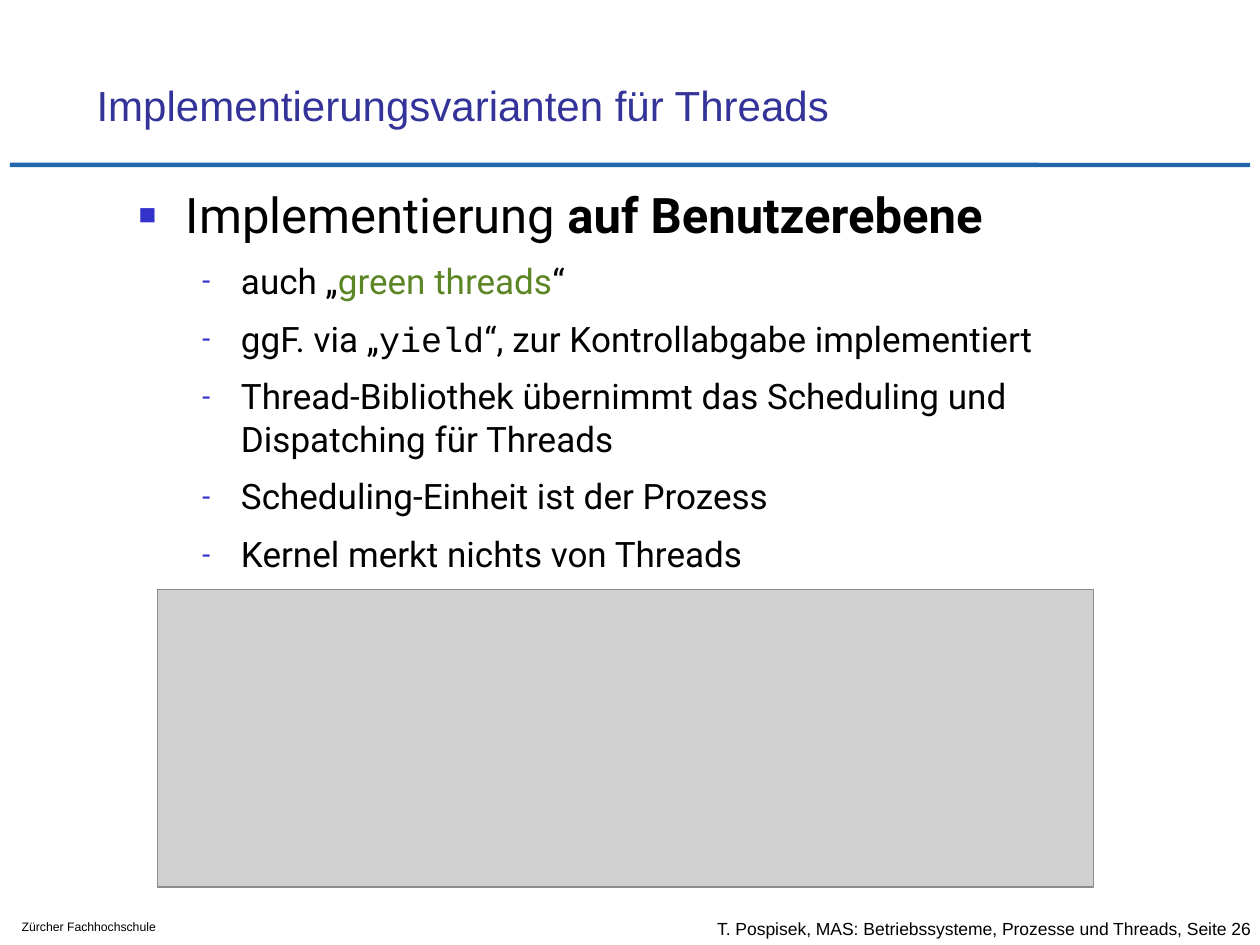
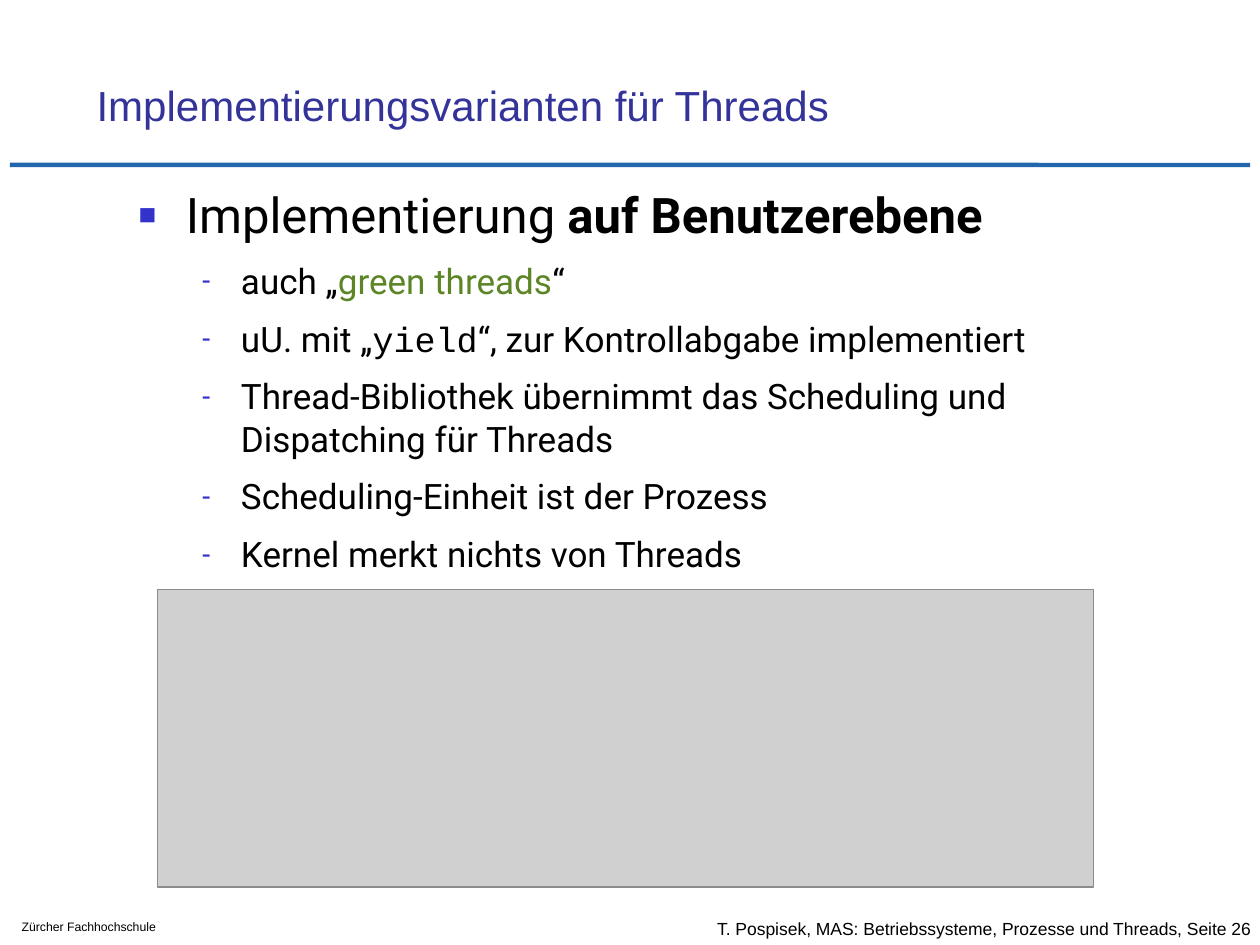
Before and after one commit to tpo/betriebssysteme, a slide deck: slide 26 of 05-2_Prozesse_und_Threads.odp. Drawn at 1260x945 pixels with LibreOffice and Linux fonts; fonts in the diff are those of the drawing; grey boxes stand for pictures; background and template pictures are left out. Boxes give left, top, right and bottom in pixels: in the first picture for what was removed or moved away, otherwise in the second. Text is boxed around its words. In the diff, an @@ line names an element or a change of style, - is before the commit and + after.

```diff
--- a/05-2_Prozesse_und_Threads.odp
+++ b/05-2_Prozesse_und_Threads.odp
@@ text at (241, 325, 1025, 360): text changed @@
-  – ggF. via „yield“, zur Kontrollabgabe implementiert
+  – uU. mit „yield“, zur Kontrollabgabe implementiert
```
Also in this commit, not shown: 2 other slides changed, 1 slide removed, 1 other file.
